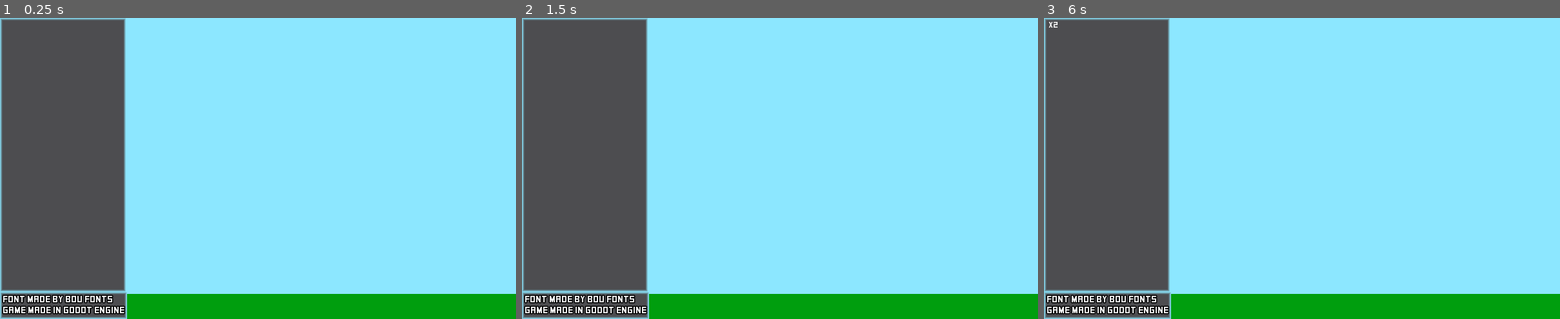
Above: before the commit, frames 1-3 (left to right).
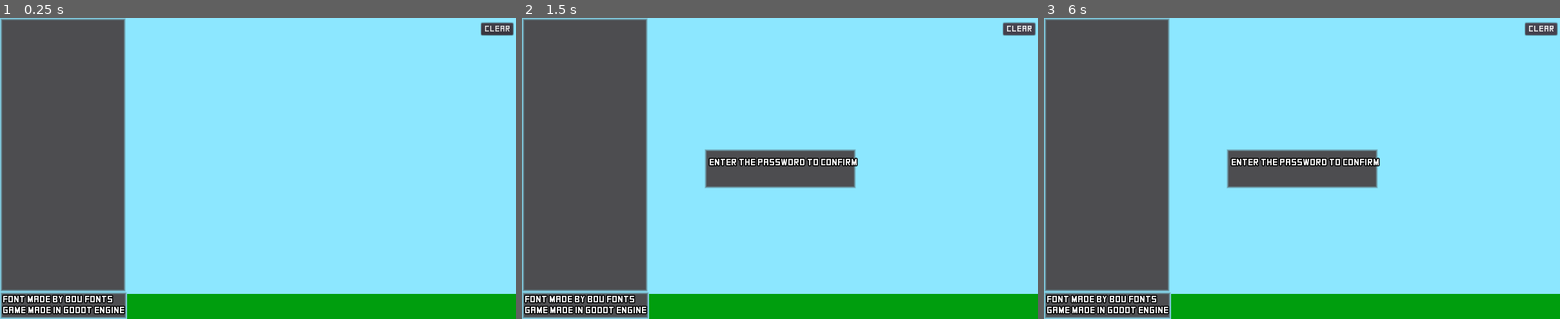
Above: after the commit, the same moments.

Repository: the-alex-g/CornerstoneCompo2022
Game: Godot game, scene res://Main.tscn
Two runs of this game, one before a commit and one after it. Both use one fixed random seed, a clock stepped at 60 frames per second and the inputs below.
Inputs (mouse positions are in pixels of both pictures, inside the frame that each line leads up to):
- Up to frame 1 (0.25 s): no input
- Up to frame 2 (1.5 s): click (1017, 30) at 0.5 s, where only the run after the commit has a clickable "Clear"; click (1017, 30) at 1.25 s, where only the run after the commit has a clickable "Clear"
- Up to frame 3 (6 s): click (1539, 30) at 2 s, where only the run after the commit has a clickable "Clear"; tap Enter at 2.75, 4.25, 5.75 s; tap Space at 3.5, 5 s

The runs differ from the first frame. In frame 1, 0.3% of the frame differs, in the area x 93-100%, y 1-6%; in frame 2, 4.1%; in frame 3, 4.2%, in the area x 0-100%, y 1-57%.

Commit message:
Add clear button for emergencies

Diff:
--- a/project/CustomArray.gd
+++ b/project/CustomArray.gd
@@ -52,3 +52,7 @@
 		if v != value:
 			is_true = false
 	return is_true
+
+
+func empty()->void:
+	_array.clear()
--- a/project/Main.gd
+++ b/project/Main.gd
@@ -5,6 +5,7 @@
 const BACKSPACE := 16777220
 const SPACES_PER_CHAR := "  "
 const TIME_PER_CHAR := 0.3
+const PASSWORD := "gforce"
 
 var _word_being_typed := ""
 var _words_entered := {}
@@ -16,6 +17,8 @@
 var _foreground_sequence := []
 var _midground_sequence := []
 var _background_sequence := []
+var _password_mode := false
+var _password := ""
 
 onready var _text_display = $TextDisplay as Label
 onready var _word_list = $WordList as RichTextLabel
@@ -24,6 +27,9 @@
 onready var _foreground = $CityContainer/Foreground as Label
 onready var _midground = $CityContainer/Midground as Label
 onready var _background = $CityContainer/Background as Label
+onready var _password_field = $Password/VBoxContainer/Password as Label
+onready var _popup = $Password as Panel
+onready var _password_button = $Button as Button
 
 
 func _ready()->void:
@@ -54,31 +60,59 @@
 		if event.is_pressed():
 			var scancode = event.scancode
 			if SCANCODE_ALPHABET.keys().has(scancode):
-				_word_being_typed += SCANCODE_ALPHABET[scancode]
-				_text_display.text = _word_being_typed
-
-			if scancode == ENTER and _word_being_typed.length() > 0:
+				var letter = SCANCODE_ALPHABET[scancode] as String
+				if _password_mode:
+					_password += letter
+					_password_field.text = _password
+				else:
+					_word_being_typed += letter
+					_text_display.text = _word_being_typed
+
+			if scancode == ENTER and (_word_being_typed.length() > 0 or _password_mode):
 				_submit_word()
 
 			if scancode == BACKSPACE:
-				_word_being_typed.erase(_word_being_typed.length() - 1, 1)
-				_text_display.text = _word_being_typed
+				if _password_mode:
+					_password.erase(_password.length() - 1, 1)
+					_password_field.text = _password
+					print(_password)
+				else:
+					_word_being_typed.erase(_word_being_typed.length() - 1, 1)
+					_text_display.text = _word_being_typed
 
 
 func _submit_word()->void:
-	if _clear_timer.is_stopped() and not _is_clearing:
-		_clear_timer.start()
-
-	if _words_entered.keys().has(_word_being_typed):
-		_words_entered[_word_being_typed] = _words_entered[_word_being_typed] + 1
+	if _password_mode:
+		if _password == PASSWORD:
+			_clear()
+			_password_button.focus_mode = Control.FOCUS_CLICK
 	else:
-		_words_entered[_word_being_typed] = 1
-	_update_wordlist()
-
-	# adds word at start of _all_words
-	_all_words = _word_being_typed + _all_words
-	_word_being_typed = ""
-	_text_display.text = _word_being_typed
+		if _clear_timer.is_stopped() and not _is_clearing:
+			_clear_timer.start()
+
+		if _words_entered.keys().has(_word_being_typed):
+			_words_entered[_word_being_typed] = _words_entered[_word_being_typed] + 1
+		else:
+			_words_entered[_word_being_typed] = 1
+		_update_wordlist()
+
+		# adds word at start of _all_words
+		_all_words = _word_being_typed + _all_words
+		_word_being_typed = ""
+		_text_display.text = _word_being_typed
+
+
+func _clear()->void:
+	_popup.visible = false
+	_password = ""
+	_password_field.text = ""
+	_word_list.text = ""
+	_scrolling_array.empty()
+	_all_words = ""
+	_foreground.text = ""
+	_background.text = ""
+	_midground.text = ""
+	_password_mode = false
 
 
 func _update_wordlist()->void:
@@ -160,3 +194,9 @@
 
 func _on_ClearTimer_timeout()->void:
 	_is_clearing = true
+
+
+func _on_Button_pressed()->void:
+	_popup.visible = true
+	_password_mode = true
+	_password_button.focus_mode = Control.FOCUS_NONE
--- a/project/Main.tscn
+++ b/project/Main.tscn
@@ -111,5 +111,56 @@
 wait_time = 60.0
 one_shot = true
 
+[node name="Button" type="Button" parent="."]
+anchor_left = 1.0
+anchor_right = 1.0
+margin_left = -69.0
+margin_top = 10.0
+margin_right = -10.0
+margin_bottom = 34.0
+text = "Clear"
+__meta__ = {
+"_edit_use_anchors_": false
+}
+
+[node name="Password" type="Panel" parent="."]
+visible = false
+anchor_left = 0.5
+anchor_top = 0.5
+anchor_right = 0.5
+anchor_bottom = 0.5
+margin_left = -150.5
+margin_top = -39.5
+margin_right = 150.5
+margin_bottom = 39.5
+custom_styles/panel = ExtResource( 3 )
+__meta__ = {
+"_edit_use_anchors_": false
+}
+
+[node name="VBoxContainer" type="VBoxContainer" parent="Password"]
+anchor_left = 0.5
+anchor_top = 0.5
+anchor_right = 0.5
+anchor_bottom = 0.5
+margin_left = -141.5
+margin_top = -22.0
+margin_right = 141.5
+margin_bottom = 22.0
+__meta__ = {
+"_edit_use_anchors_": false
+}
+
+[node name="Instructions" type="Label" parent="Password/VBoxContainer"]
+margin_right = 283.0
+margin_bottom = 20.0
+text = "Enter the password to confirm"
+
+[node name="Password" type="Label" parent="Password/VBoxContainer"]
+margin_top = 24.0
+margin_right = 283.0
+margin_bottom = 44.0
+
 [connection signal="timeout" from="AdvanceStringTimer" to="." method="_on_AdvanceStringTimer_timeout"]
 [connection signal="timeout" from="ClearTimer" to="." method="_on_ClearTimer_timeout"]
+[connection signal="pressed" from="Button" to="." method="_on_Button_pressed"]
